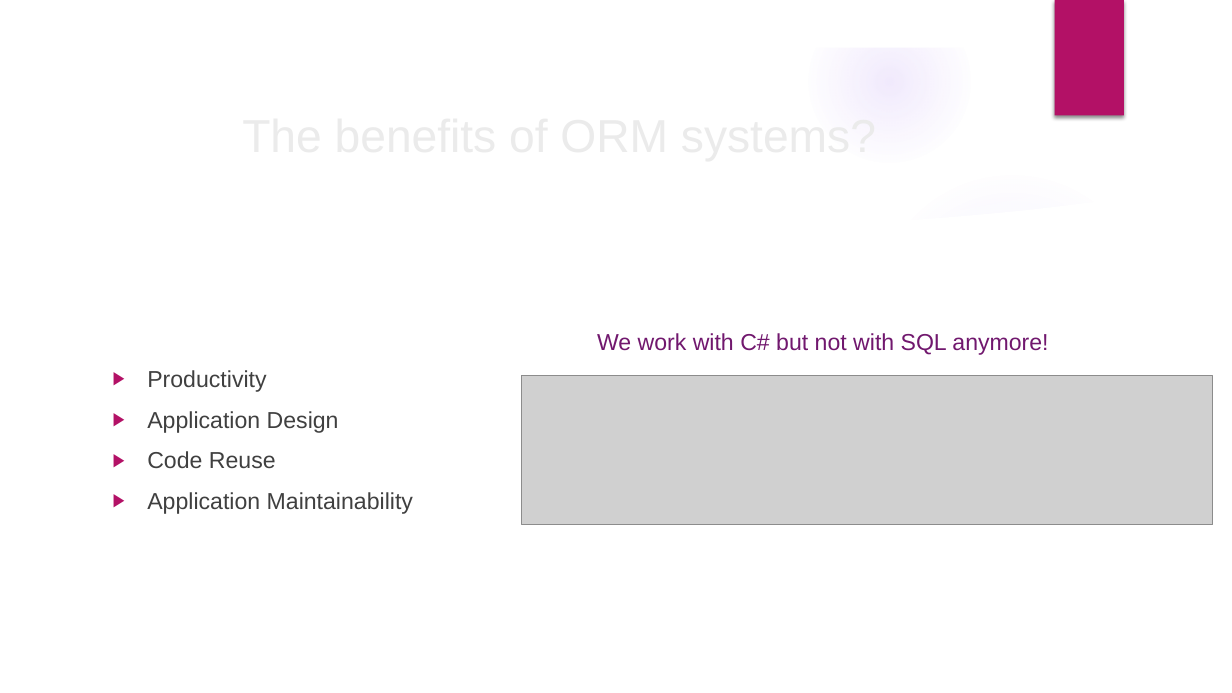
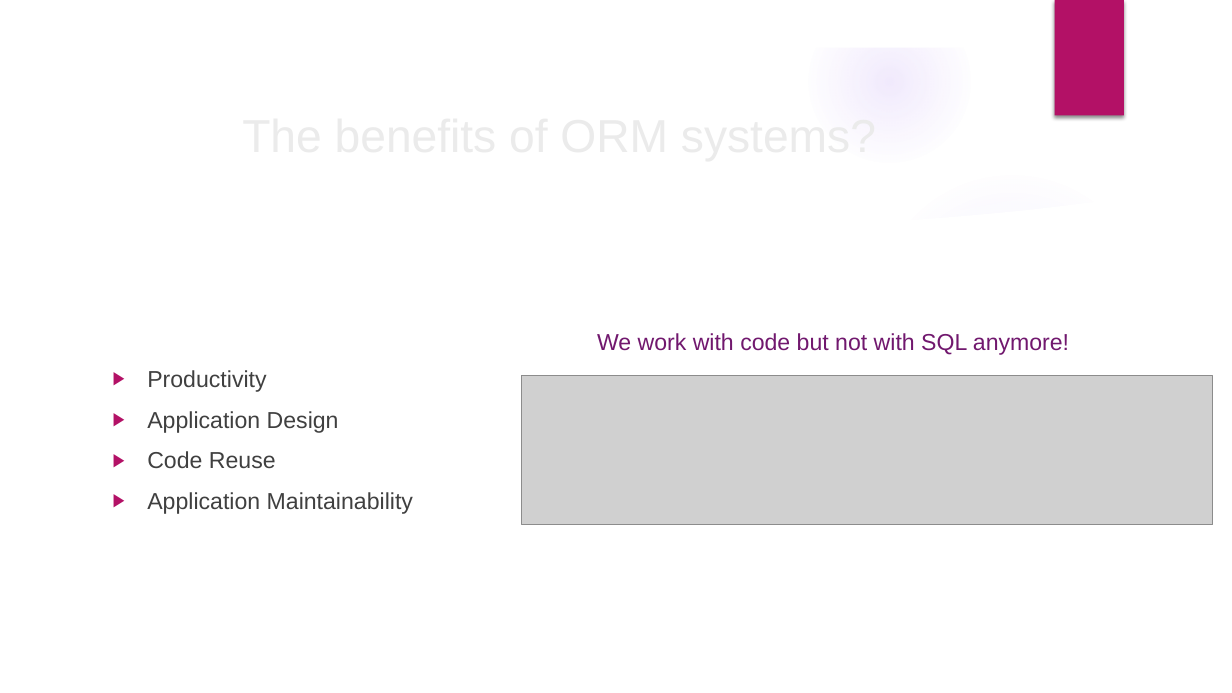
Before and after one commit to velizar92/TSK_Presentations, a slide deck: slide 11 of Databases_and_EntityFrameworkCore.pptx. Drawn at 1232x693 pixels with LibreOffice and Linux fonts; fonts in the diff are those of the drawing; grey boxes stand for pictures; background and template pictures are left out. Boxes give left, top, right and bottom in pixels: in the first picture for what was removed or moved away, otherwise in the second. Text is boxed around its words. In the diff, an @@ line names an element or a change of style, - is before the commit and + after.

```diff
--- a/Databases_and_EntityFrameworkCore.pptx
+++ b/Databases_and_EntityFrameworkCore.pptx
@@ text at box(597, 333, 1069, 355): text changed @@
-We work with C# but not with SQL anymore!
+We work with code but not with SQL anymore!
```
Also in this commit, not shown: 3 other slides changed, 1 slide added, 2 slides removed.
